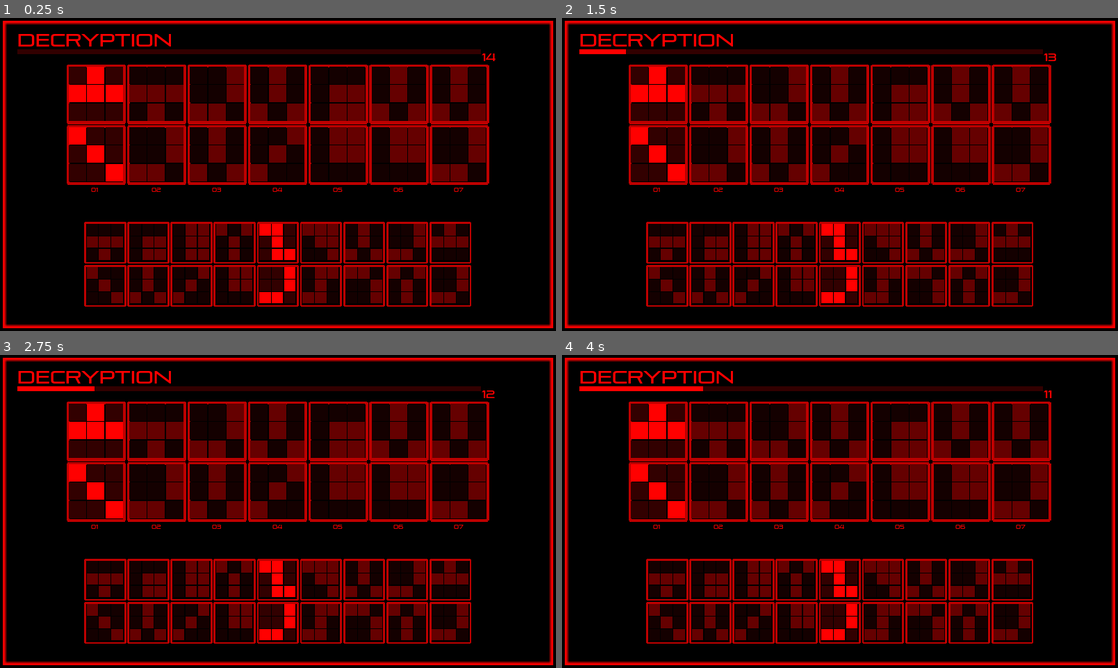
Above: before the commit, frames 1-4 (two rows, left to right).
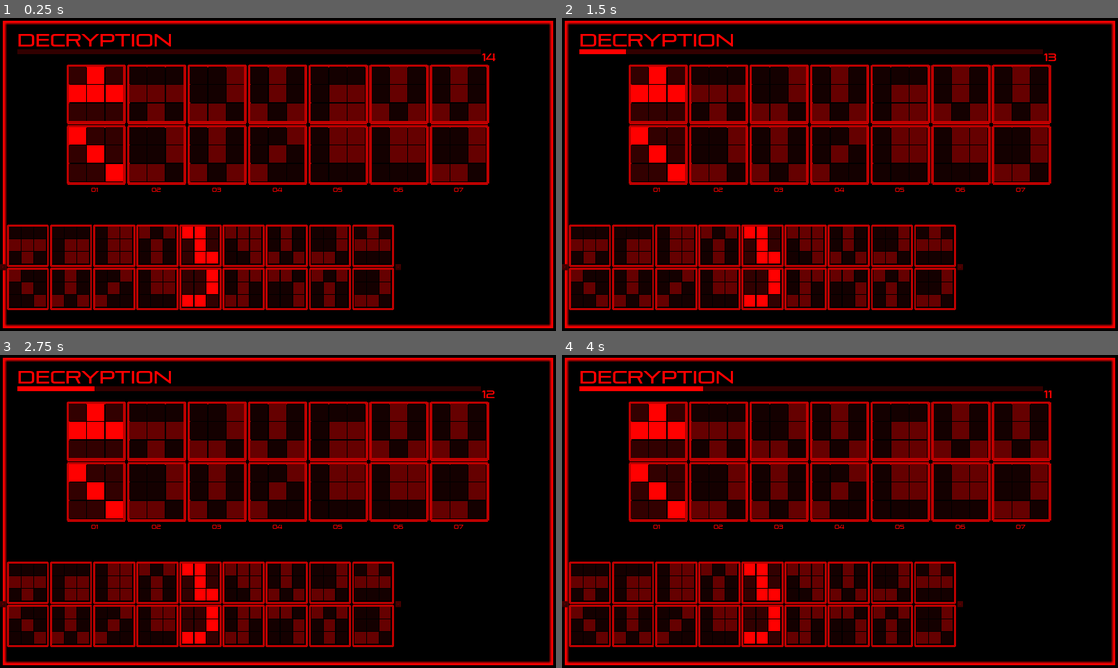
Above: after the commit, the same moments.

Repository: abarichello/gamine
Game: Godot game, scene res://scenes/Main.tscn
Two runs of this game, one before a commit and one after it. Both use one fixed random seed, a clock stepped at 60 frames per second and the inputs below.
Inputs (mouse positions are in pixels of both pictures, inside the frame that each line leads up to):
- Up to frame 1 (0.25 s): no input
- Up to frame 2 (1.5 s): click (567, 268) at 0.5 s, where only the run after the commit has a clickable "<"; click (962, 268) at 1.25 s, where only the run after the commit has a clickable ">"
- Up to frame 3 (2.75 s): tap Enter (ui_accept) at 2, 2.27 s; hold Right (ui_right) from 2.03 s (still down)
- Up to frame 4 (4 s): tap Enter (ui_accept) at 2.75, 3.02, 3.5 s; release Right (ui_right) at 2.78 s; hold Down (ui_down) 2.78-3.53 s; hold Right (ui_right) from 3.53 s (still down)

The runs differ from the first frame. In frame 1, 14% of the frame differs, in the area x 0-85%, y 65-94%; in frame 2, 14%; in frame 3, 14%; in frame 4, 14%.

Commit message:
Replace $ operators with global paths
WIP: Adding side buttons to answers rows

Diff:
--- a/game/scenes/Game.tscn
+++ b/game/scenes/Game.tscn
@@ -391,41 +391,65 @@
 override_selected_font_color = false
 _sections_unfolded = [ "Anchor", "BBCode", "Focus", "Grow Direction", "Hint", "Margin", "Material", "Mouse", "Pause", "Rect", "Size Flags", "Theme", "Visibility", "custom_colors", "custom_constants", "custom_fonts", "custom_styles" ]
 
-[node name="3" type="CenterContainer" parent="." index="3"]
-
-editor/display_folded = true
-anchor_left = 0.0
-anchor_top = 0.0
-anchor_right = 0.0
-anchor_bottom = 0.0
-margin_top = 630.0
-margin_right = 1920.0
-margin_bottom = 1070.0
-rect_pivot_offset = Vector2( 0, 0 )
-rect_clip_content = false
-mouse_filter = 1
-mouse_default_cursor_shape = 0
-size_flags_horizontal = 0
-size_flags_vertical = 0
-use_top_left = false
-_sections_unfolded = [ "Anchor", "Focus", "Grow Direction", "Hint", "Margin", "Material", "Mouse", "Pause", "Rect", "Size Flags", "Theme", "Visibility", "custom_constants" ]
-
-[node name="Answers" type="VBoxContainer" parent="3" index="0"]
-
-anchor_left = 0.0
-anchor_top = 0.0
-anchor_right = 0.0
-anchor_bottom = 0.0
-margin_left = 960.0
-margin_top = 218.0
+[node name="3" type="HBoxContainer" parent="." index="3"]
+
+anchor_left = 0.5
+anchor_top = 1.0
+anchor_right = 0.5
+anchor_bottom = 1.0
+margin_left = -960.0
+margin_top = -440.0
 margin_right = 960.0
-margin_bottom = 222.0
-rect_pivot_offset = Vector2( 0, 0 )
-rect_clip_content = false
-mouse_filter = 1
+rect_pivot_offset = Vector2( 0, 0 )
+rect_clip_content = false
+mouse_filter = 1
+mouse_default_cursor_shape = 0
+size_flags_horizontal = 2
+size_flags_vertical = 0
+alignment = 0
+_sections_unfolded = [ "Anchor", "Focus", "Grow Direction", "Hint", "Margin", "Material", "Mouse", "Pause", "Rect", "Size Flags", "Theme", "Visibility", "custom_constants" ]
+
+[node name="LeftButton" type="Button" parent="3" index="0"]
+
+anchor_left = 0.0
+anchor_top = 0.0
+anchor_right = 0.0
+anchor_bottom = 0.0
+margin_top = 210.0
+margin_right = 20.0
+margin_bottom = 230.0
+rect_pivot_offset = Vector2( 0, 0 )
+rect_clip_content = false
+focus_mode = 2
+mouse_filter = 0
 mouse_default_cursor_shape = 0
 size_flags_horizontal = 4
 size_flags_vertical = 4
+toggle_mode = false
+enabled_focus_mode = 2
+shortcut = null
+group = null
+text = "<"
+flat = false
+align = 1
+_sections_unfolded = [ "Size Flags" ]
+
+[node name="Answers" type="VBoxContainer" parent="3" index="1"]
+
+anchor_left = 0.0
+anchor_top = 0.0
+anchor_right = 0.0
+anchor_bottom = 0.0
+margin_left = 24.0
+margin_top = 218.0
+margin_right = 24.0
+margin_bottom = 222.0
+rect_pivot_offset = Vector2( 0, 0 )
+rect_clip_content = false
+mouse_filter = 1
+mouse_default_cursor_shape = 0
+size_flags_horizontal = 5
+size_flags_vertical = 4
 alignment = 0
 _sections_unfolded = [ "Anchor", "Focus", "Grow Direction", "Hint", "Margin", "Material", "Mouse", "Pause", "Rect", "Size Flags", "Theme", "Visibility", "custom_constants" ]
 
@@ -460,6 +484,32 @@
 size_flags_vertical = 1
 alignment = 0
 _sections_unfolded = [ "Anchor", "Focus", "Grow Direction", "Hint", "Margin", "Material", "Mouse", "Pause", "Rect", "Size Flags", "Theme", "Visibility", "custom_constants" ]
+
+[node name="RightButton" type="Button" parent="3" index="2"]
+
+anchor_left = 0.0
+anchor_top = 0.0
+anchor_right = 0.0
+anchor_bottom = 0.0
+margin_left = 28.0
+margin_top = 210.0
+margin_right = 48.0
+margin_bottom = 230.0
+rect_pivot_offset = Vector2( 0, 0 )
+rect_clip_content = false
+focus_mode = 2
+mouse_filter = 0
+mouse_default_cursor_shape = 0
+size_flags_horizontal = 4
+size_flags_vertical = 4
+toggle_mode = false
+enabled_focus_mode = 2
+shortcut = null
+group = null
+text = ">"
+flat = false
+align = 1
+_sections_unfolded = [ "Size Flags" ]
 
 [node name="Timeleft" type="Timer" parent="." index="4"]
 
--- a/game/scripts/Game.gd
+++ b/game/scripts/Game.gd
@@ -71,12 +71,12 @@
         $Data.emit_signal("finished")
 
 func setup_select_rows():
-    $"3/Answers/UpperSelect".get_child(4).highlight()
-    $"3/Answers/LowerSelect".get_child(4).highlight()
+    get_node(global.UPPER_SELECT).get_child(4).highlight()
+    get_node(global.LOWER_SELECT).get_child(4).highlight()
 
 func setup_answer_rows():
-    $"2/Enigmas/UpperRow".get_child(0).highlight()
-    $"2/Enigmas/LowerRow".get_child(0).highlight()
+    get_node(global.UPPER_ROW).get_child(0).highlight()
+    get_node(global.LOWER_ROW).get_child(0).highlight()
 
 func setup_level_numbers():
     for i in range(1, global.COLUMNS_ROW):
@@ -87,10 +87,10 @@
 
 func highlight_row_on_level_up(level):
     if level < global.COLUMNS_ROW:
-        $"2/Enigmas/UpperRow".get_child(level - 1).lowlight()
-        $"2/Enigmas/LowerRow".get_child(level - 1).lowlight()
-        $"2/Enigmas/UpperRow".get_child(level).highlight()
-        $"2/Enigmas/LowerRow".get_child(level).highlight()
+        get_node(global.UPPER_ROW).get_child(level - 1).lowlight()
+        get_node(global.LOWER_ROW).get_child(level - 1).lowlight()
+        get_node(global.UPPER_ROW).get_child(level).highlight()
+        get_node(global.LOWER_ROW).get_child(level).highlight()
 
 func highlight_select_on_shift(node):
     node.get_child(3).lowlight()
